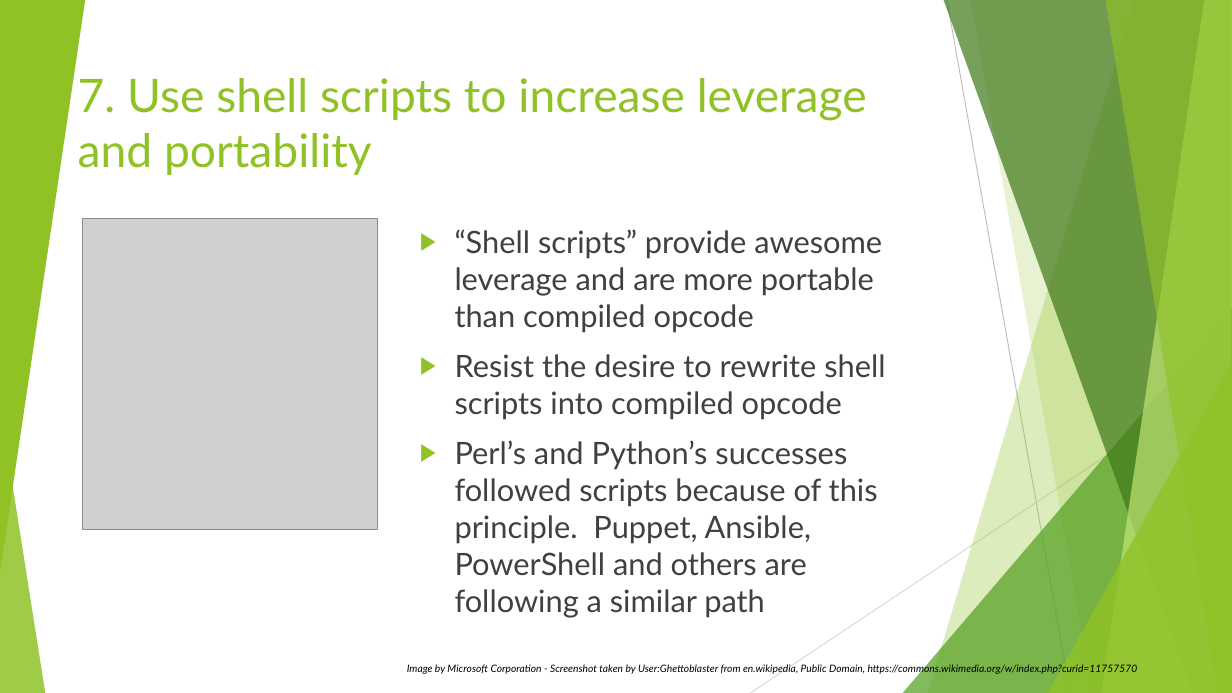
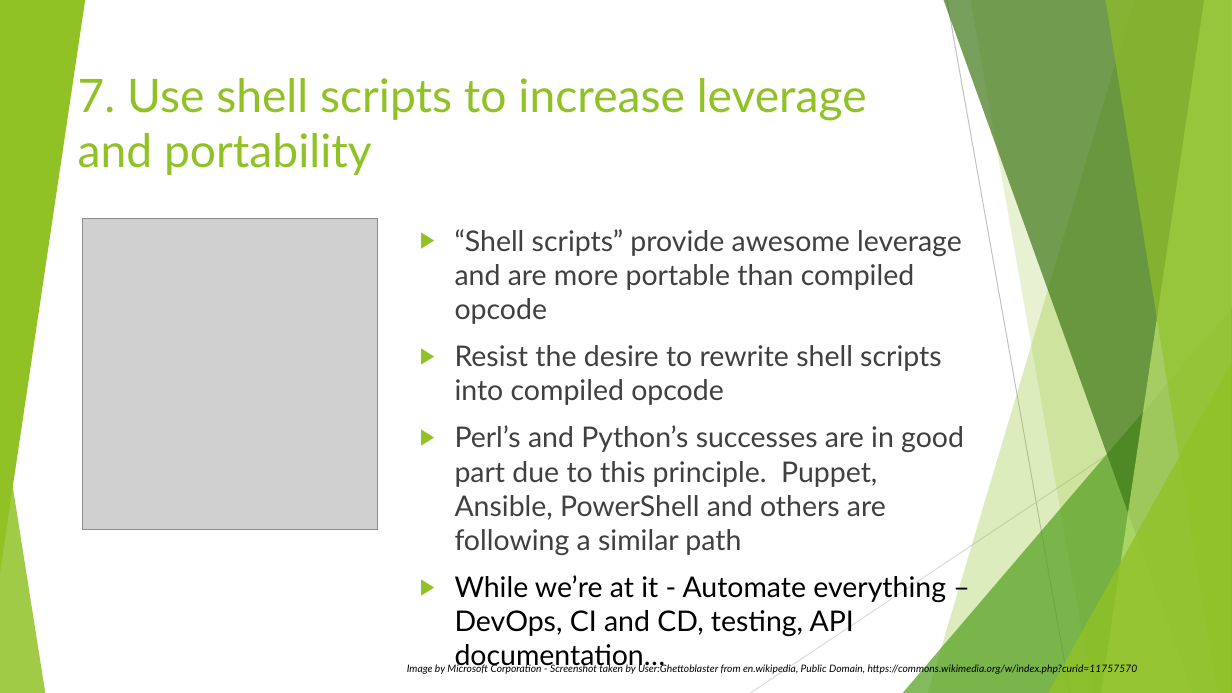
Before and after one commit to rudderfeet/the-unix-philosophy, a slide deck: slide 13 of The Unix Philosophy - Attributed - 2021-01-13.pptx. Drawn at 1232x693 pixels with LibreOffice and Linux fonts; fonts in the diff are those of the drawing; grey boxes stand for pictures. Boxes give left, top, right and bottom in pixels: in the first picture for what was removed or moved away, otherwise in the second. Text is boxed around its words. In the diff, an @@ line names an element or a change of style, - is before the commit and + after.

```diff
--- a/The Unix Philosophy - Attributed - 2021-01-13.pptx
+++ b/The Unix Philosophy - Attributed - 2021-01-13.pptx
@@ text at (x1=455, y1=229, x2=962, y2=405): size 24 to 22.2 pt in "“Shell scripts” provide awesome leverage and are ...", "Resist the desire to rewrite shell scripts ..." @@
@@ text at (x1=455, y1=425, x2=964, y2=671): text changed; size 24 to 22.2 pt @@
-▶ Perl’s and Python’s successes followed scripts because of this principle. Puppet, Ansible, PowerShell and others are following a similar path
+▶ Perl’s and Python’s successes are in good part due to this principle. Puppet, Ansible, PowerShell and others are following a similar path
+▶ While we’re at it - Automate everything – DevOps, CI and CD, testing, API documentation…
```
Also in this commit, not shown: 12 other slides changed.
